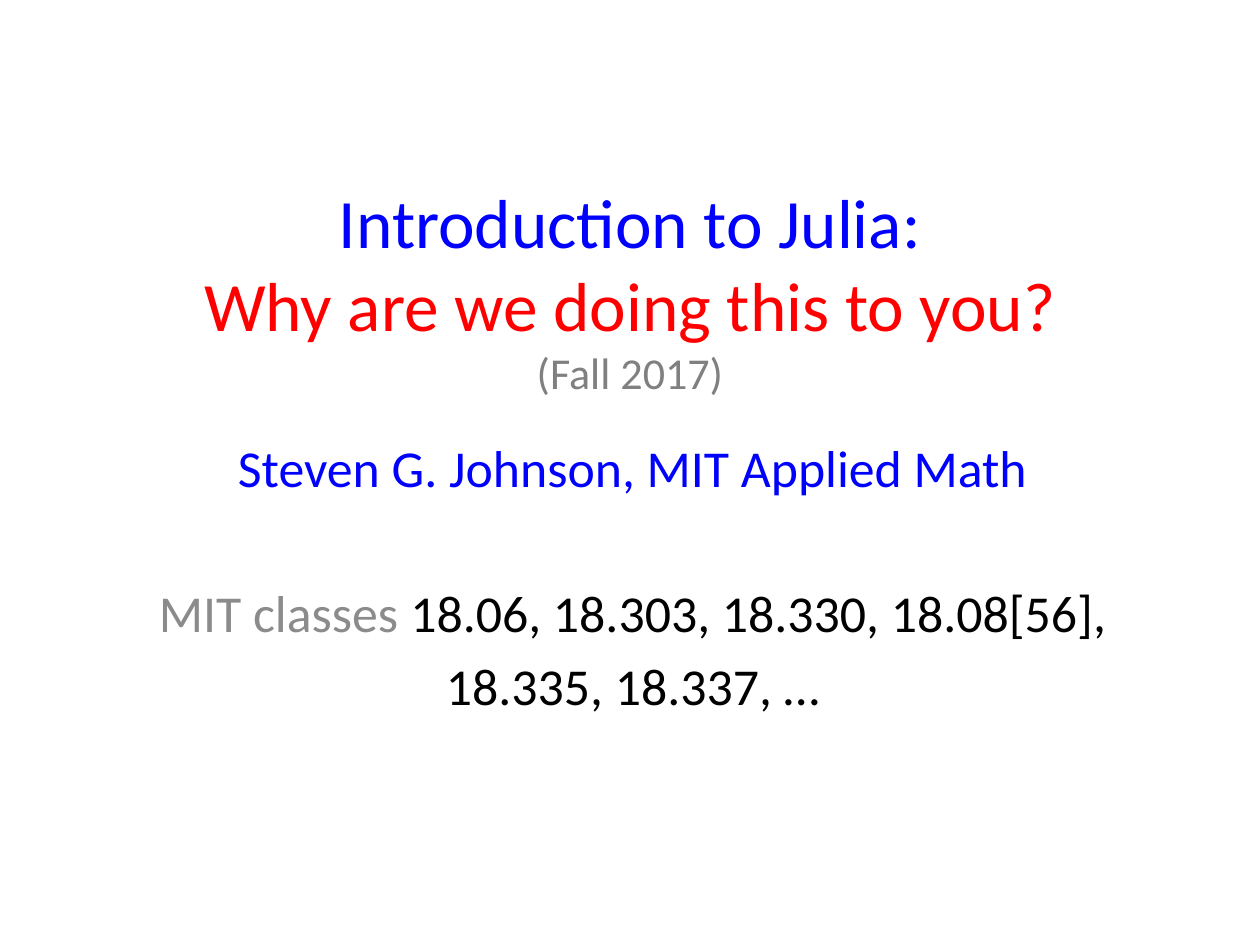
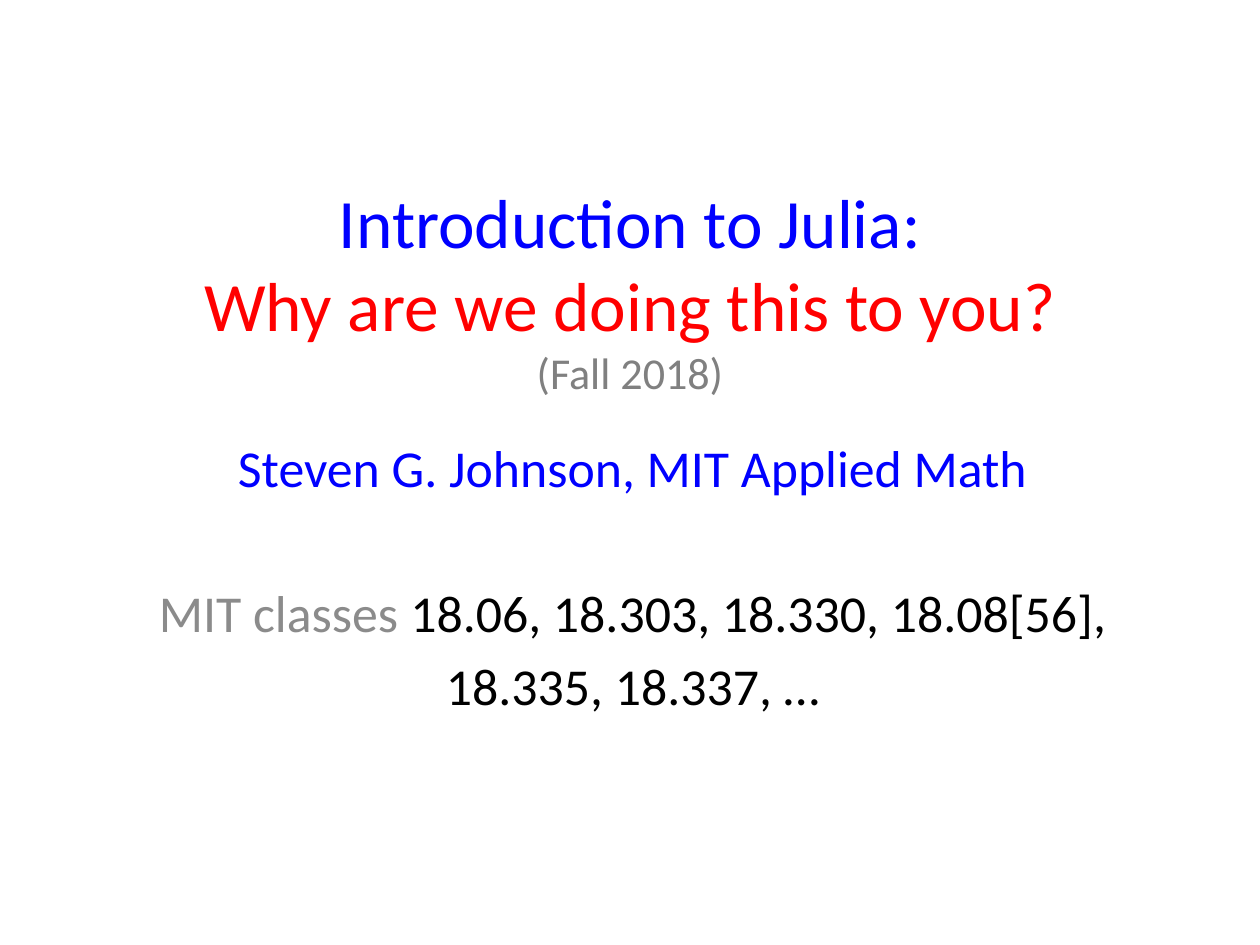
Before and after one commit to mitmath/1806, a slide deck: slide 1 of julia/Julia-intro.pptx. Drawn at 1260x945 pixels with LibreOffice and Linux fonts; fonts in the diff are those of the drawing. Boxes give left, top, right and bottom in pixels: in the first picture for what was removed or moved away, otherwise in the second. Text is boxed around its words. In the diff, an @@ line names an element or a change of style, - is before the commit and + after.

Commit message:
updates

```diff
--- a/julia/Julia-intro.pptx
+++ b/julia/Julia-intro.pptx
@@ title at box(204, 200, 1056, 395): text changed @@
-Introduction to Julia:
-Why are we doing this to you?
-(Fall 2017)
+Introduction to Julia:
+Why are we doing this to you?
+(Fall 2018)
```
Also in this commit, not shown: 1 other slide changed.
